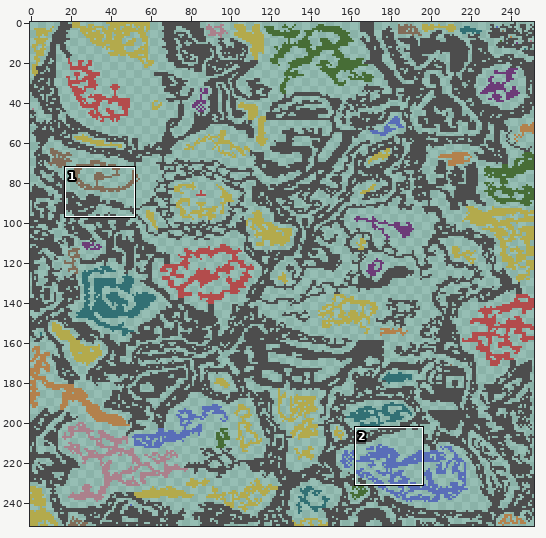
File history of a sprite sheet, maps/tbd_zones_g.png. Above: a wide view before the commit, with the close-up outlined.
Close-up. Before the commit:
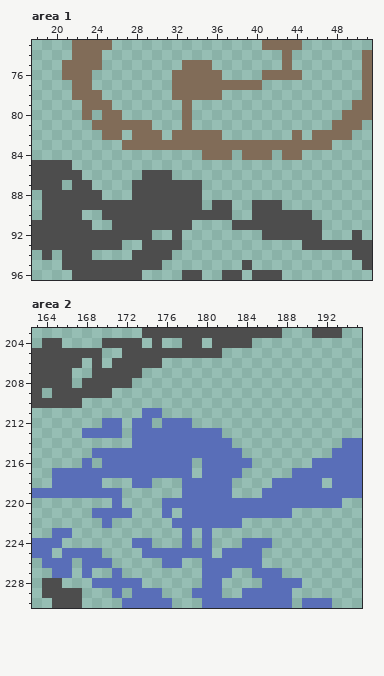
The file is 252x252 pixels. Shown: area 1: x 18..51, y 73..96; area 2: x 163..195, y 203..230.
After the commit:
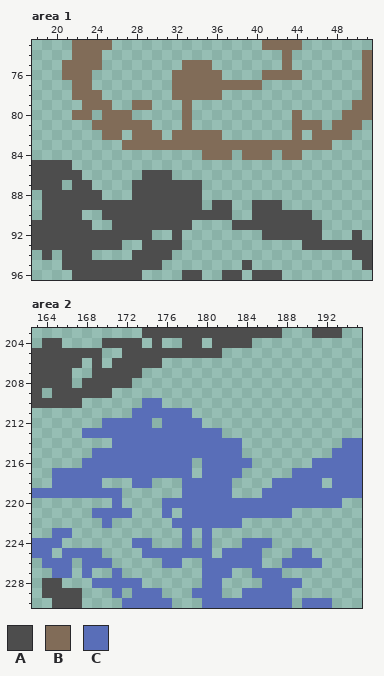
Palette (. is transparent): A #4d4d4d  B #816c58  C #596eb8
Edits made:
--- area 1
@@ x 18..51 @@
 78 ....BBB.......BBBBB..............B
-79 .....BBB.......B................BB
-80 .....B.BB......B...............BBB
-81 ......BBBBBB...B..............BBB.
+79 .....BBB..BB...B................BB
+80 ....BB.BBB.....B..........B....BBB
+81 ......BBBBBB...B..........BBB.BBB.
 82 .......BB.BBB.BBBBB.......B.BBBB..
--- area 2
@@ x 167..185 @@
 209 AAAA...............
-210 A..................
-211 .......CC..........
-212 ...CC.CC.CCC.......
-213 .CCCC.CCCCCCCCC....
-214 ......CCCCCCCCCC...
+210 A......CC..........
+211 ......CCCCCC.......
+212 ...CCCCC.CCCC......
+213 .CCCCCCCCCCCCCC....
+214 ....CCCCCCCCCCCCC..
 215 ..CCCCCCCCCCCCCCC..
-216 .C.CCCCCCCCC.CCCCC.
+216 .CCCCCCCCCCC.CCCCC.
 217 CCCCCCCCCCCC.CCCC..
@@ x 186..193 @@
 224 C.......
-225 ........
-226 ........
+225 ...CC...
+226 ..CCCC..
 227 CC......
Changed places in both close-ups, as pixel boxes (x1, y1, x2, y2):
added: (122, 100, 152, 120)
added: (72, 110, 82, 120)
added: (292, 110, 322, 130)
added: (92, 398, 242, 468)
added: (282, 548, 322, 568)
